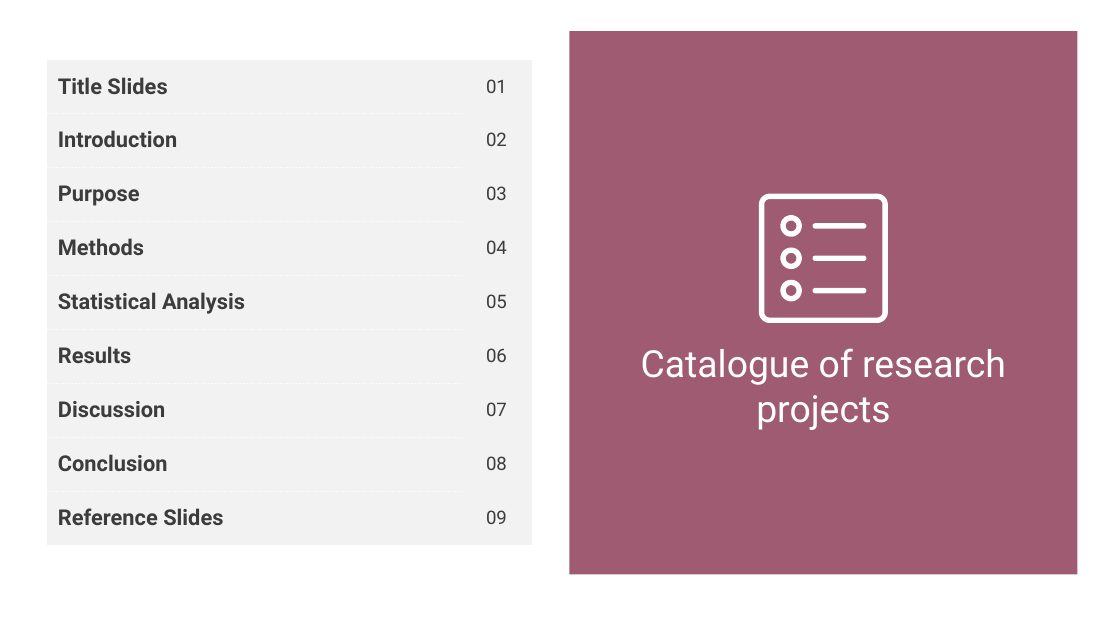
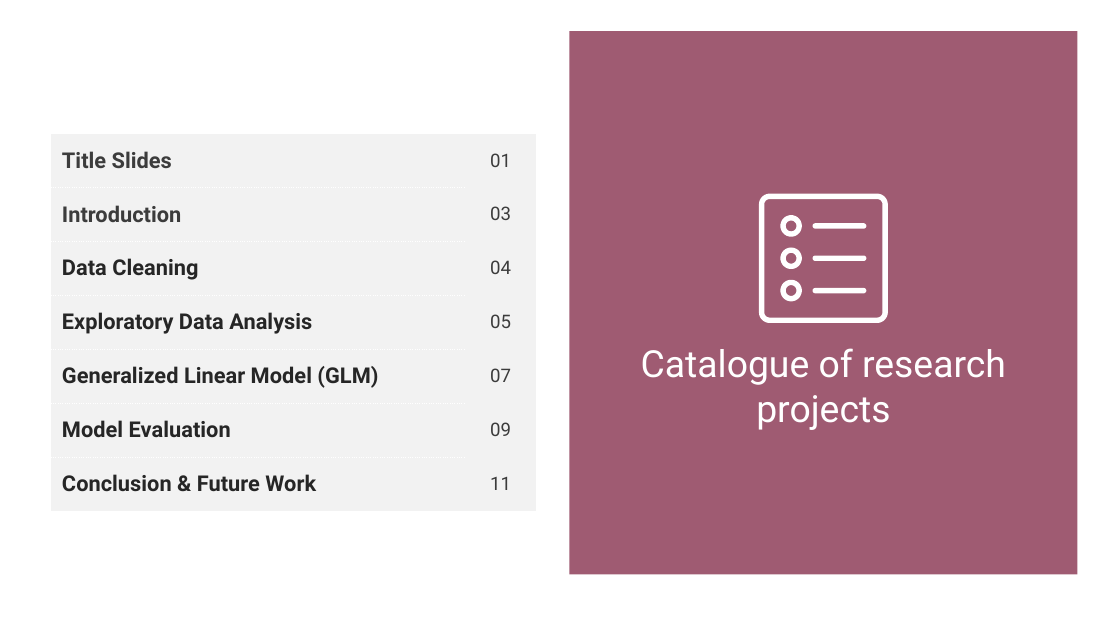
Before and after one commit to Yuki-327-gif/DAS_Group_14, a slide deck: slide 2 of group14.pptx. Drawn at 1120x630 pixels with LibreOffice and Linux fonts; fonts in the diff are those of the drawing. Boxes give left, top, right and bottom in pixels: in the first picture for what was removed or moved away, otherwise in the second. Text is boxed around its words. In the diff, an @@ line names an element or a change of style, - is before the commit and + after.

Commit message:
Complete version of the presentation
Including Statistical Modeling, Results, Conclusion, and Future Work

```diff
--- a/group14.pptx
+++ b/group14.pptx
@@ table at [50,134,536,512] @@
-row 2: Introduction | 02
-row 3: Purpose | 03
-row 4: Methods | 04
-row 5: Statistical Analysis | 05
-row 6: Results | 06
-row 7: Discussion | 07
-row 8: Conclusion | 08
-row 9: Reference Slides | 09
+row 2: Introduction | 03
+row 3: Data Cleaning | 04
+row 4: Exploratory Data Analysis | 05
+row 5: Generalized Linear Model (GLM) | 07
+row 6: Model Evaluation | 09
+row 7: Conclusion & Future Work | 11
@@ table: place and size @@
-table at [47,60,533,545]
+table at [50,134,536,512]
```
Also in this commit, not shown: 1 other slide changed, 5 slides added.
